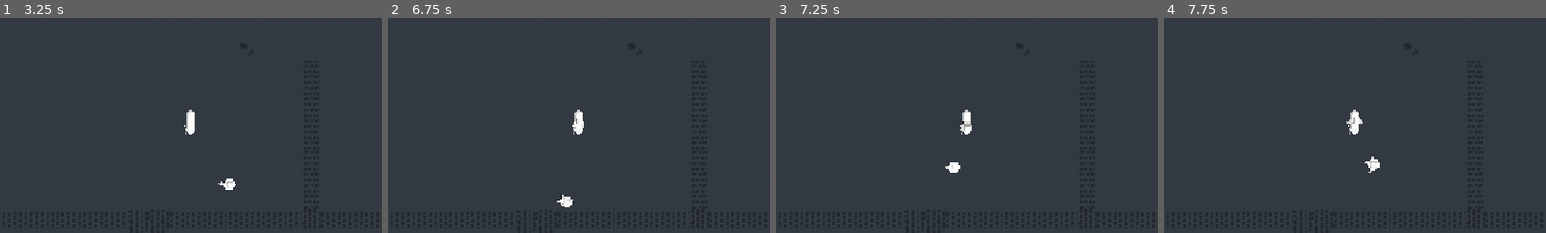
Above: before the commit, frames 1-4 (left to right).
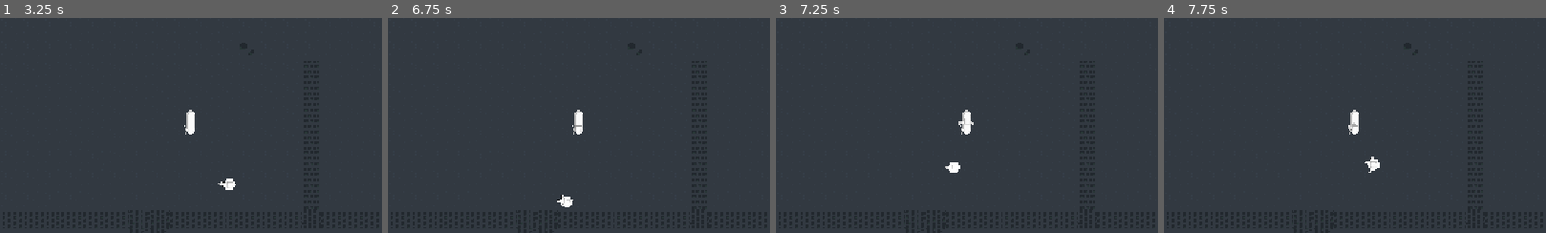
Above: after the commit, the same moments.

Repository: Hammster/GameJam-Oct-2026
Game: Godot game, scene res://Game.tscn
Two runs of this game, one before a commit and one after it. Both use one fixed random seed, a clock stepped at 60 frames per second and the inputs below.
Inputs:
- Up to frame 1 (3.25 s): tap Enter at 0.5 s; hold D (move_right) 0.53-1.28 s; hold S (move_back) 1.28-2.03 s; tap Space at 2 s; hold D (move_right) 2.03-2.78 s; hold W (move_forward) from 2.78 s (still down)
- Up to frame 2 (6.75 s): release W (move_forward) at 3.53 s; hold A (move_left) 3.53-5.03 s; tap Enter at 4.25 s; hold S (move_back) 5.03-5.78 s; hold D (move_right) 5.78-6.53 s; hold W (move_forward) from 6.53 s (still down)
- Up to frame 3 (7.25 s): keep holding W (move_forward)
- Up to frame 4 (7.75 s): release W (move_forward) at 7.28 s; hold D (move_right) from 7.28 s (still down)
The pictures show only the part of the screen within x 35-85%, y 15-65%; the shares and areas given below are measured in that part.

Frame 1 is identical in both runs. In frame 2, less than 0.1% of the frame differs, in the area x 48-52%, y 46-53%; in frame 3, 0.1%; in frame 4, 0.1%, in the area x 47-52%, y 46-53%.

Commit message:
Skeleton AI with NavMesh

Diff:
--- a/Game.tscn
+++ b/Game.tscn
@@ -2,15 +2,17 @@
 
 [ext_resource type="PackedScene" uid="uid://cykkfk7cjigk4" path="res://Graveyard.tscn" id="1_wbfu4"]
 [ext_resource type="PackedScene" uid="uid://xnc6rjabfgdv" path="res://grave_digger.tscn" id="2_xkndl"]
-[ext_resource type="PackedScene" uid="uid://lvf50mttls0k" path="res://skeleton/skeleton.tscn" id="3_u44n3"]
+[ext_resource type="PackedScene" uid="uid://cw5sf70pmo17c" path="res://skeleton/skeleton.tscn" id="3_u44n3"]
 [ext_resource type="PackedScene" uid="uid://b8udc3oxnjtvj" path="res://skeleton/grave.tscn" id="4_sb48q"]
+
+[sub_resource type="NavigationMesh" id="NavigationMesh_sb48q"]
+vertices = PackedVector3Array(-1.6445866, 0.4994824, -1.0048361, -0.89458656, 0.4994824, -1.0048361, -0.89458656, 0.4994824, -9.504836, -2.1445866, 0.4994824, -0.0048360825, -14.394587, 0.4994824, -9.504836, -14.394587, 0.4994824, -0.0048360825, -0.39458656, 0.4994824, -1.0048361, 0.10541344, 0.4994824, -0.0048360825, 13.605413, 0.4994824, -0.0048360825, 13.605413, 0.4994824, -9.504836, -0.89458656, 0.4994824, 9.495164, -0.89458656, 0.4994824, 0.9951639, -1.6445866, 0.4994824, 0.9951639, -14.394587, 0.4994824, 9.495164, -0.39458656, 0.4994824, 0.9951639, 13.605413, 0.4994824, 9.495164)
+polygons = [PackedInt32Array(2, 1, 0), PackedInt32Array(0, 3, 2), PackedInt32Array(2, 3, 5), PackedInt32Array(2, 5, 4), PackedInt32Array(6, 1, 2), PackedInt32Array(6, 2, 7), PackedInt32Array(7, 2, 8), PackedInt32Array(8, 2, 9), PackedInt32Array(12, 11, 10), PackedInt32Array(12, 10, 3), PackedInt32Array(3, 10, 5), PackedInt32Array(5, 10, 13), PackedInt32Array(10, 11, 14), PackedInt32Array(14, 7, 10), PackedInt32Array(10, 7, 8), PackedInt32Array(10, 8, 15)]
 
 [node name="Node3D" type="Node3D" unique_id=203443286]
 
-[node name="character-skeleton" parent="." unique_id=1530747088 node_paths=PackedStringArray("grave") instance=ExtResource("3_u44n3")]
+[node name="Skeleton" parent="." unique_id=1416963321 node_paths=PackedStringArray("grave") instance=ExtResource("3_u44n3")]
 grave = NodePath("../grave")
-
-[node name="Graveyard" parent="." unique_id=1040692397 instance=ExtResource("1_wbfu4")]
 
 [node name="GraveDigger" parent="." unique_id=1669675991 instance=ExtResource("2_xkndl")]
 transform = Transform3D(1, 0, 0, 0, 1, 0, 0, 0, 1, 0.079928994, 0, -0.051651955)
@@ -24,3 +26,8 @@
 
 [node name="grave" parent="." unique_id=212240962 instance=ExtResource("4_sb48q")]
 transform = Transform3D(1, 0, 0, 0, 1, 0, 0, 0, 1, 3, 0, -2)
+
+[node name="NavigationRegion3D" type="NavigationRegion3D" parent="." unique_id=1929157769]
+navigation_mesh = SubResource("NavigationMesh_sb48q")
+
+[node name="Graveyard" parent="NavigationRegion3D" unique_id=1040692397 instance=ExtResource("1_wbfu4")]
--- a/project.godot
+++ b/project.godot
@@ -43,6 +43,12 @@
 ]
 }
 
+[layer_names]
+
+3d_physics/layer_1="Obstacles"
+3d_physics/layer_2="PlayerAttack"
+3d_physics/layer_3="Enemy"
+
 [physics]
 
 3d/physics_engine="Jolt Physics"
--- a/skeleton/skeleton.tscn
+++ b/skeleton/skeleton.tscn
@@ -1,20 +1,22 @@
-[gd_scene format=3 uid="uid://lvf50mttls0k"]
+[gd_scene format=3 uid="uid://cw5sf70pmo17c"]
 
 [ext_resource type="PackedScene" uid="uid://dw6l5lih83msg" path="res://skeleton/character-skeleton.fbx" id="1_f33b7"]
 [ext_resource type="Script" uid="uid://c5cwepgs54hr1" path="res://skeleton/skeleton_ai.gd" id="2_eh87f"]
 
-[sub_resource type="CapsuleShape3D" id="CapsuleShape3D_8dwrr"]
-radius = 0.37
-height = 0.74
+[sub_resource type="CapsuleShape3D" id="CapsuleShape3D_3j17k"]
+radius = 0.3
+height = 0.8
 
-[node name="character-skeleton" unique_id=1530747088 instance=ExtResource("1_f33b7")]
+[node name="Skeleton" type="CharacterBody3D" unique_id=1416963321]
+collision_layer = 4
 script = ExtResource("2_eh87f")
 
-[node name="arm_left" parent="character_skeleton/root/torso" parent_id_path=PackedInt32Array(1616082712) index="0" unique_id=1669514151]
-transform = Transform3D(0.7071067, 0.7071068, 0, -0.7071068, 0.7071067, 0, 0, 0, 1, 0.15, 0.225, 0.0025)
+[node name="character-skeleton" parent="." unique_id=286325279 instance=ExtResource("1_f33b7")]
 
-[node name="arm_right" parent="character_skeleton/root/torso" parent_id_path=PackedInt32Array(1616082712) index="1" unique_id=428366294]
-transform = Transform3D(0.7071067, -0.7071067, 0, 0.7071067, 0.7071067, 0, 0, 0, 1, -0.15, 0.225, 0.0025)
+[node name="CollisionShape3D" type="CollisionShape3D" parent="." unique_id=848738643]
+transform = Transform3D(1, 0, 0, 0, 1, 0, 0, 0, 1, 0, 0.37865093, 0)
+shape = SubResource("CapsuleShape3D_3j17k")
 
-[node name="CollisionShape3D" type="CollisionShape3D" parent="." index="2" unique_id=1354325616]
-shape = SubResource("CapsuleShape3D_8dwrr")
+[node name="NavigationAgent3D" type="NavigationAgent3D" parent="." unique_id=258568707]
+avoidance_enabled = true
+debug_enabled = true
--- a/skeleton/skeleton_ai.gd
+++ b/skeleton/skeleton_ai.gd
@@ -1,15 +1,16 @@
-extends Node3D
+extends CharacterBody3D
 
 const SPEED := 1.0
 const MIN_BURIED := 3.0
 const MAX_BURIED := 6.0
 const EMERGING := 5.0
 const HEIGHT := 0.74
-const JITTER := 0.1
+const ALIGNMENT := 0.99
 
 @export var grave: Node3D
 
-@onready var anim := $AnimationPlayer
+@onready var anim: AnimationPlayer = $"character-skeleton/AnimationPlayer"
+@onready var navigation_agent: NavigationAgent3D = $NavigationAgent3D
 
 enum State {
 	BURIED,
@@ -20,50 +21,96 @@
 
 var state: State
 var timer := 0.0
-var facing := Vector2(0.0, 1.0)
+var direction := Vector3(0.0, 0.0, -1.0)
 
 func _ready():
 	set_state(State.BURIED)
+	navigation_agent.velocity_computed.connect(Callable(_on_velocity_computed))
 
 func set_state(new_state: State):
 	state = new_state
 	on_enter()
 
+func hit():
+	match state:
+		State.EMERGING:
+			set_state(State.BURIED)
+		State.ROAMING:
+			set_state(State.DEATH)
+
 func on_enter():
 	match state:
 		State.BURIED:
 			visible = false
-			position = grave.position - Vector3.UP * HEIGHT
+			global_position = grave.global_position - Vector3.UP * HEIGHT
 			timer = randf_range(MIN_BURIED, MAX_BURIED)
 		State.EMERGING:
 			visible = true
-			position = grave.position - Vector3.UP * HEIGHT
+			global_position = grave.global_position - Vector3.UP * HEIGHT
 			timer = EMERGING
 			anim.play("pick-up")
 		State.ROAMING:
 			visible = true
 			anim.play("walk")
+			choose_random_target()
 			pass
 		State.DEATH:
 			visible = false
 			anim.play("die")
 			pass
 
-func _process(delta):
+func _process(delta: float):
 	timer -= delta
 
-	var dir := Vector3(facing.x, 0.0, facing.y)
-	look_at(global_position - dir, Vector3.UP)
+	if direction.length_squared() > 1e-3:
+		look_at(global_position + direction, Vector3.UP)
+	else:
+		push_warning("Direction should be normalized")
 
 	match state:
 		State.BURIED:
 			if timer < 0.0: set_state(State.EMERGING)
 		State.EMERGING:
 			var t: float = clamp(timer / EMERGING, 0.0, 1.0)
-			position = grave.position - Vector3.UP * HEIGHT * t
+			global_position = grave.global_position - Vector3.UP * HEIGHT * t
 			if timer < 0.0: set_state(State.ROAMING)
+
+func _physics_process(delta: float):
+	match state:
 		State.ROAMING:
-			position += dir * SPEED * delta
-			var t: float = pow(JITTER, delta)
-			facing = lerp(Vector2.from_angle(randf() * TAU), facing, t)
-			facing = facing.normalized()
+			move(delta)
+
+func choose_random_target():
+	var map := navigation_agent.get_navigation_map()
+
+	if not map.is_valid():
+		push_warning("Skeleton navigation map is invalid")
+		return
+
+	var target := NavigationServer3D.map_get_random_point(map, navigation_agent.navigation_layers, true)
+
+	navigation_agent.set_target_position(target)
+
+func move(delta: float):
+	if navigation_agent.is_navigation_finished():
+		choose_random_target()
+		return
+
+	var next := navigation_agent.get_next_path_position()
+	var dir := global_position.direction_to(next)
+
+	if dir.length_squared() < 1e-3:
+		return
+
+	var alignment := 1.0 - exp(-ALIGNMENT * delta)
+	direction = lerp(direction, dir, alignment).normalized()
+	var vel := direction * SPEED
+
+	if navigation_agent.avoidance_enabled:
+		navigation_agent.velocity = vel
+	else:
+		_on_velocity_computed(vel)
+
+func _on_velocity_computed(safe_velocity: Vector3):
+	velocity = safe_velocity
+	move_and_slide()
